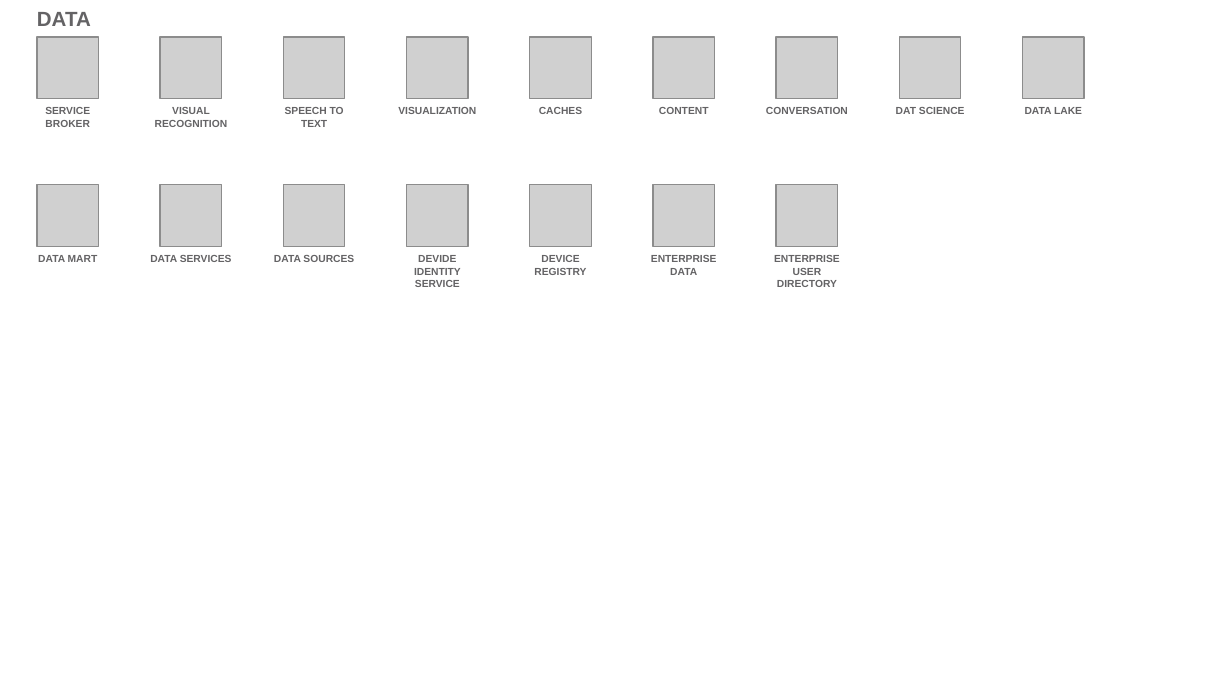
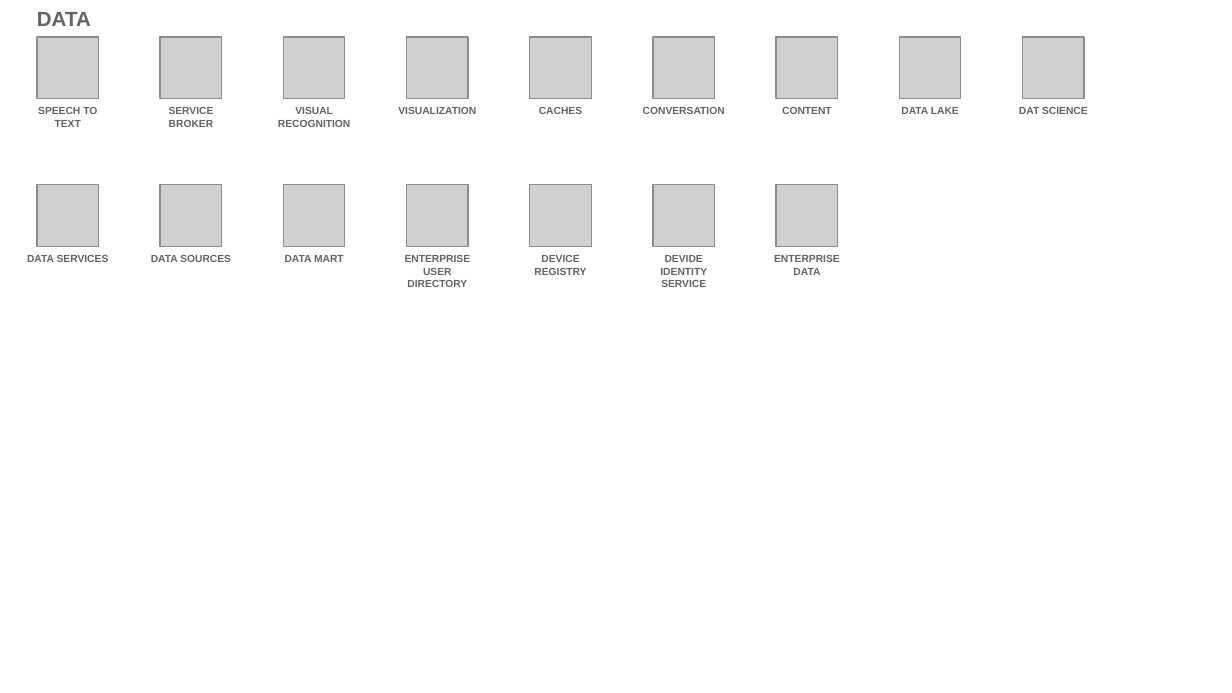
Before and after one commit to l2fprod/myarchitecture, a slide deck: slide 15 of mycatalog-architecture-diagram-template.pptx. Drawn at 1232x693 pixels with LibreOffice and Linux fonts; fonts in the diff are those of the drawing; grey boxes stand for pictures. Boxes give left, top, right and bottom in pixels: in the first picture for what was removed or moved away, otherwise in the second. Text is boxed around its words. In the diff, an @@ line names an element or a change of style, - is before the commit and + after.

```diff
--- a/mycatalog-architecture-diagram-template.pptx
+++ b/mycatalog-architecture-diagram-template.pptx
@@ text "SPEECH TO TEXT": place and size @@
-text "SPEECH TO TEXT" at (285,107,344,127)
+text "SPEECH TO TEXT" at (38,107,97,127)
@@ text "CONVERSATION": place and size @@
-text "CONVERSATION" at (766,107,848,114)
+text "CONVERSATION" at (643,107,725,114)
@@ 4 texts: place and size @@
-4 texts at (45,107,965,127)
+4 texts at (169,107,1088,127)
@@ text "DATA LAKE": place and size @@
-text "DATA LAKE" at (1025,107,1082,114)
+text "DATA LAKE" at (901,107,959,114)
@@ text at (27,255,109,262): text changed @@
-DATA MART
+DATA SERVICES
@@ text at (151,255,231,262): text changed @@
-DATA SERVICES
+DATA SOURCES
@@ text at (285,255,344,262): text changed @@
-DATA SOURCES
+DATA MART
@@ text at (405,255,471,287): text changed @@
-DEVIDE IDENTITY SERVICE
+ENTERPRISE USER DIRECTORY
@@ text at (660,255,707,287): text changed @@
-ENTERPRISE DATA
+DEVIDE IDENTITY SERVICE
@@ text at (774,255,840,275): text changed @@
-ENTERPRISE USER DIRECTORY
+ENTERPRISE DATA
```
Also in this commit, not shown: 16 other slides changed.
